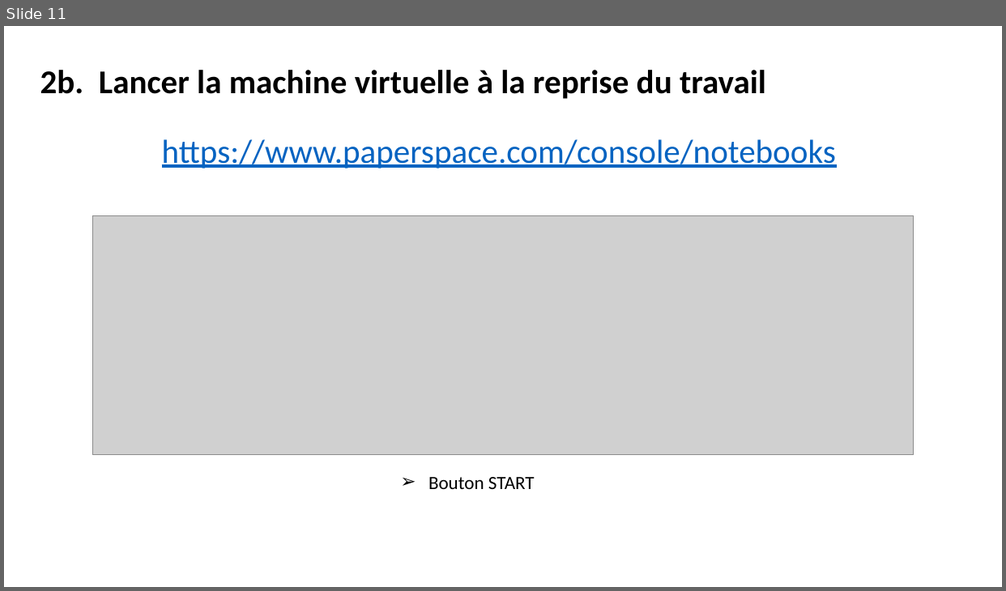
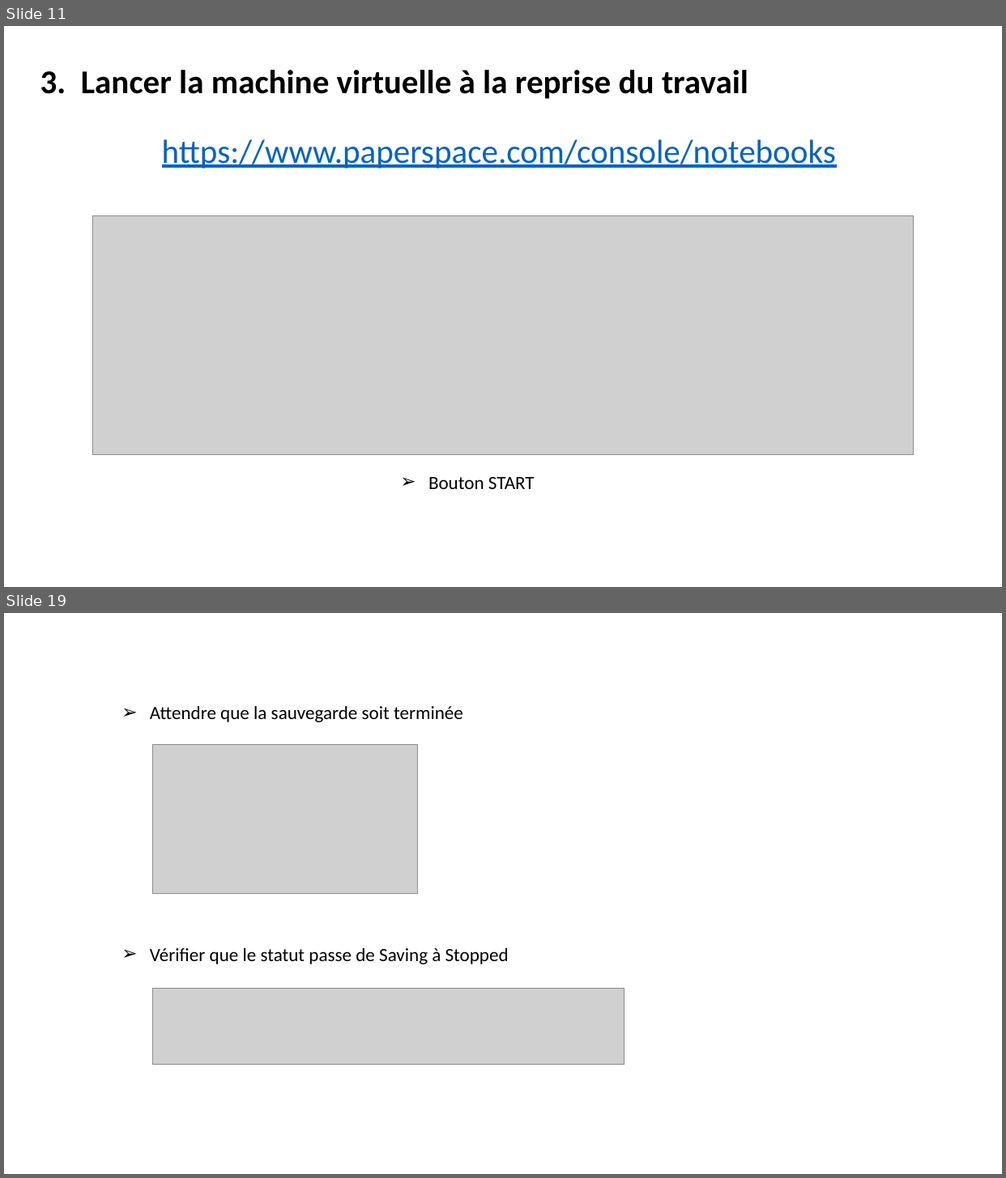
Before and after one commit to laurentprudhon/cours-deeplearning-2020, a slide deck: slides/00_environnement.pptx. Shown one above the other, each under a label of ours: slide 11 before the commit, slides 11 and 19 after it; the slides between them are not shown. The pictures are 1006x591 and 1006x1178 pixels, drawn with LibreOffice and Linux fonts; fonts in the diff are those of the drawing; grey boxes stand for pictures. Boxes give left, top, right and bottom in pixels: in the first picture for what was removed or moved away, otherwise in the second. Text is boxed around its words. In the diff, an @@ line names an element or a change of style, - is before the commit and + after.

```diff
--- a/slides/00_environnement.pptx
+++ b/slides/00_environnement.pptx
@@ slide 19 added at [4,613,1002,1174], background #FFFFFF @@
@@ text added at [150,706,463,722], 18 pt, text #000000 @@
+➢ Attendre que la sauvegarde soit terminée
@@ picture added at [153,745,417,894] @@
@@ text added at [150,948,509,965], 18 pt, text #000000 @@
+➢ Vérifier que le statut passe de Saving à Stopped
@@ picture added at [153,989,624,1064] @@
@@ slide 11 changed as well @@
@@ text at [40,70,748,99]: text changed @@
-2b. Lancer la machine virtuelle à la reprise du travail
+3. Lancer la machine virtuelle à la reprise du travail
```
Also in this commit, not shown: 8 other slides changed, 5 other slides added, 7 slides removed.
